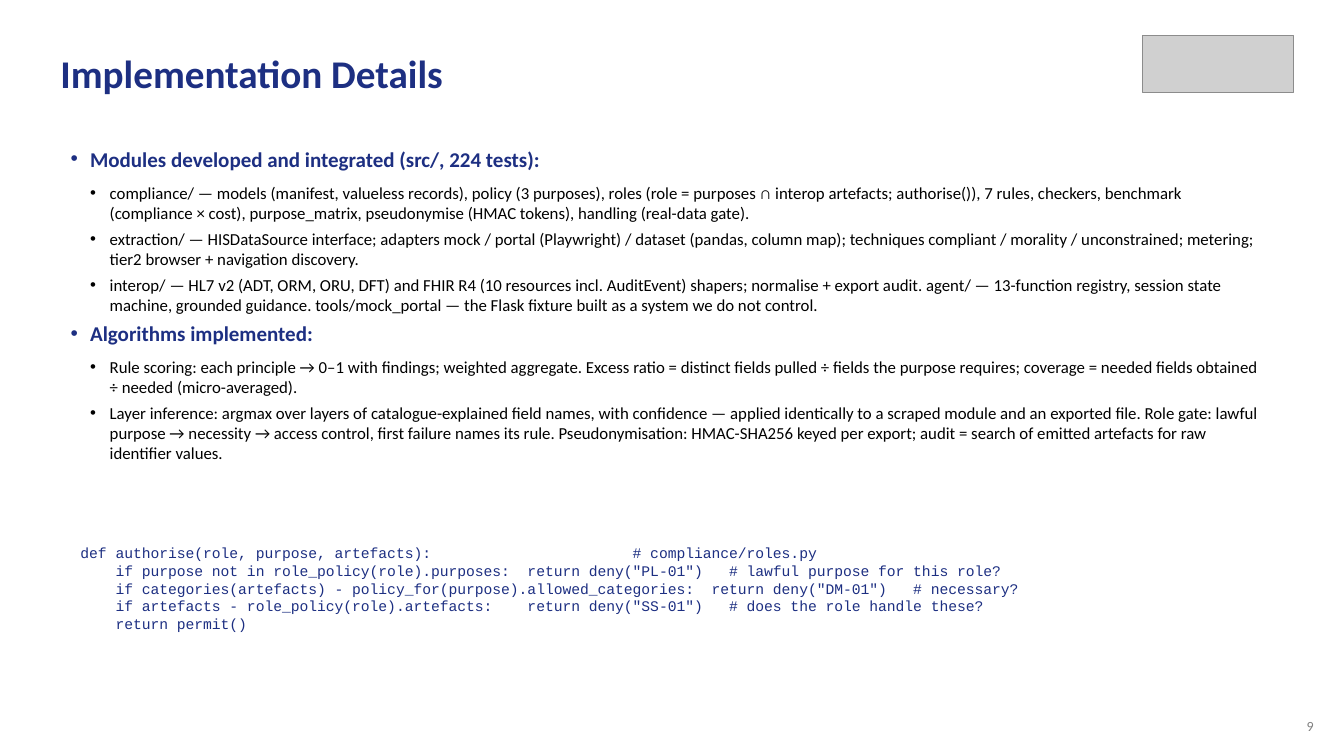
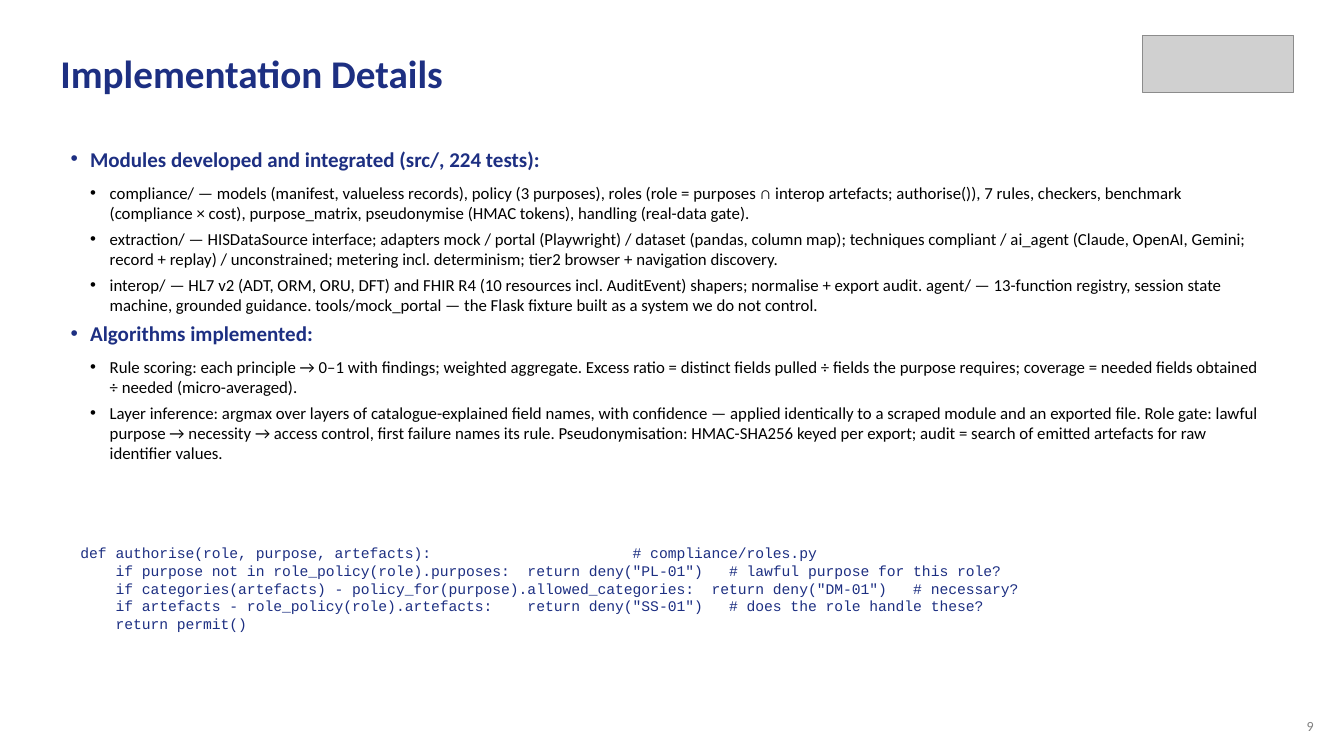
Before and after one commit to aysk1209/his-scraping-dpdp-project, a slide deck: slide 9 of Review-II.pptx. Drawn at 1344x756 pixels with LibreOffice and Linux fonts; fonts in the diff are those of the drawing; grey boxes stand for pictures. Boxes give left, top, right and bottom in pixels: in the first picture for what was removed or moved away, otherwise in the second. Text is boxed around its words. In the diff, an @@ line names an element or a change of style, - is before the commit and + after.

```diff
--- a/Review-II.pptx
+++ b/Review-II.pptx
@@ text at box(110, 233, 1245, 268): text changed @@
-  • extraction/ — HISDataSource interface; adapters mock / portal (Playwright) / dataset (pandas, column map); techniques compliant / morality / unconstrained; metering; tier2 browser + navigation discovery.
+  • extraction/ — HISDataSource interface; adapters mock / portal (Playwright) / dataset (pandas, column map); techniques compliant / ai_agent (Claude, OpenAI, Gemini; record + replay) / unconstrained; metering incl. determinism; tier2 browser + navigation discovery.
```
Also in this commit, not shown: 2 other slides changed, 13 other files.
